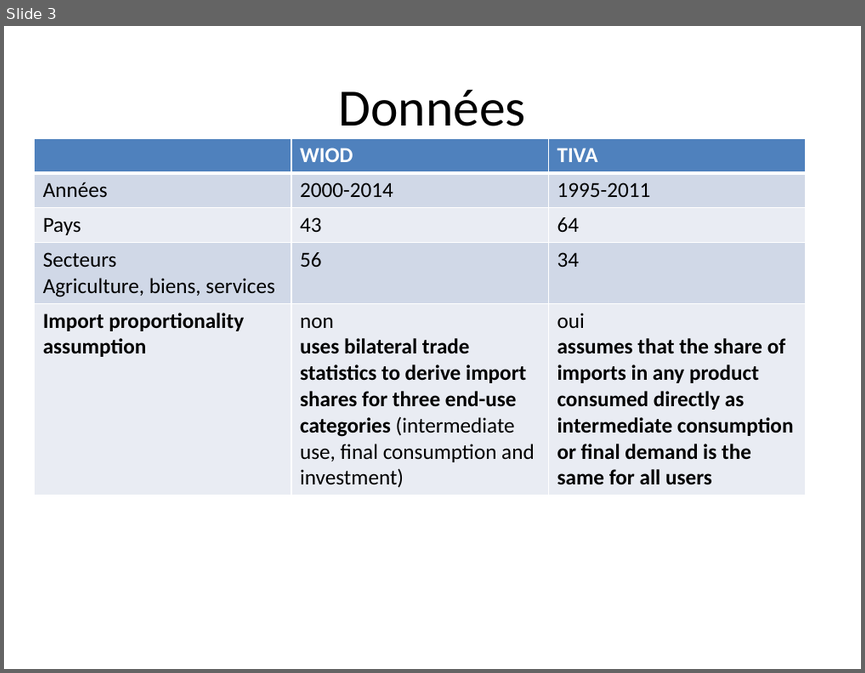
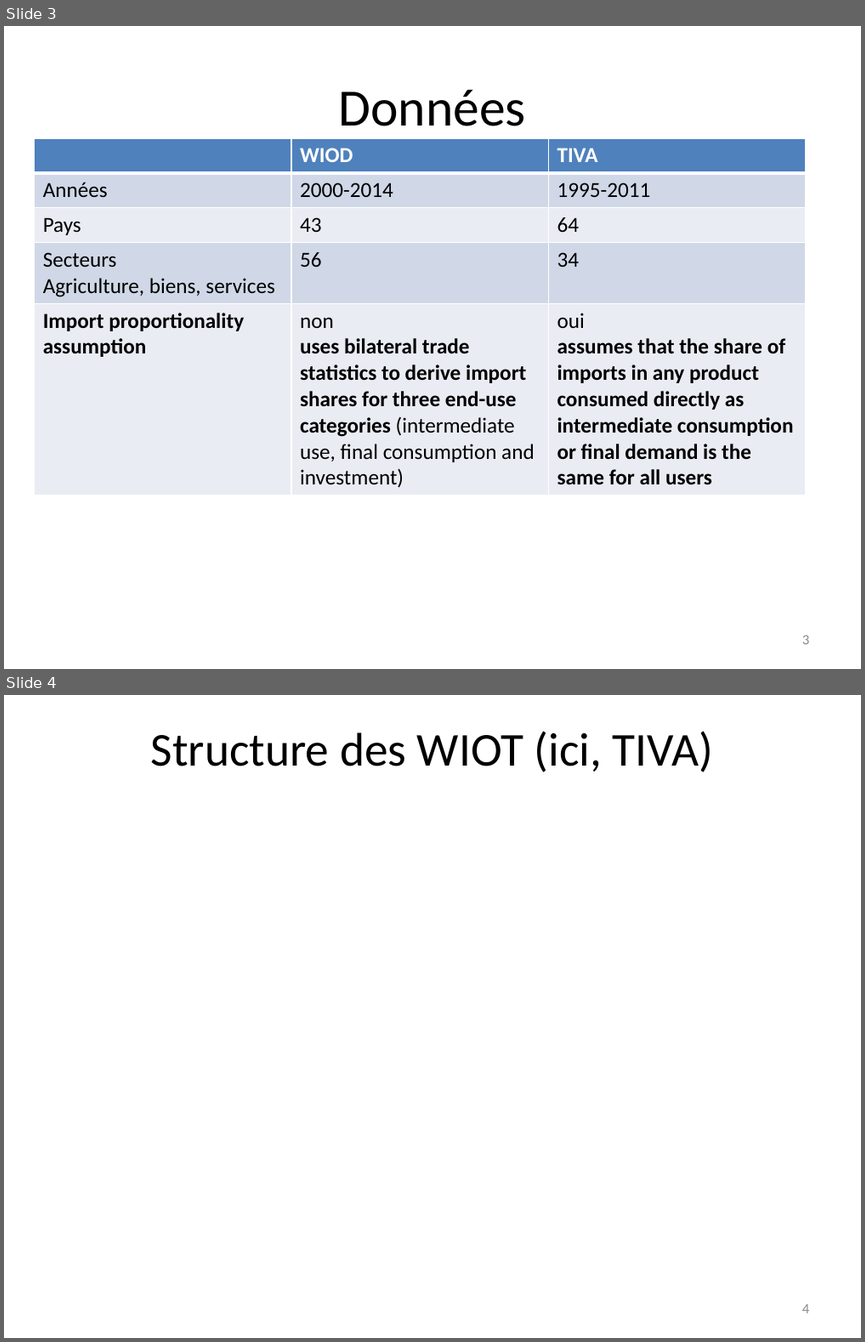
Before and after one commit to gdaudin/OFCE_CommerceVA, a slide deck: c17255-Point d’étape projet WIOD TIVA.pptx. Shown one above the other, each under a label of ours: slide 3 before the commit, slides 3 and 4 after it. The pictures are 865x673 and 865x1342 pixels, drawn with LibreOffice and Linux fonts; fonts in the diff are those of the drawing; background and template pictures are left out. Boxes give left, top, right and bottom in pixels: in the first picture for what was removed or moved away, otherwise in the second. Text is boxed around its words. In the diff, an @@ line names an element or a change of style, - is before the commit and + after.

```diff
--- a/c17255-Point d’étape projet WIOD TIVA.pptx
+++ b/c17255-Point d’étape projet WIOD TIVA.pptx
@@ slide 4 added at box(4, 695, 861, 1338), background picture (left out) @@
@@ title added at box(151, 731, 714, 772), 39.6 pt, text #000000 @@
+Structure des WIOT (ici, TIVA)
@@ page number added at box(802, 1304, 809, 1313), 12 pt, text #8C8C8C @@
+4
@@ slide 3 changed as well @@
@@ page number added at box(802, 635, 809, 644), 12 pt, text #8C8C8C @@
+3
```
Also in this commit, not shown: 11 other slides changed, 2 other files.
